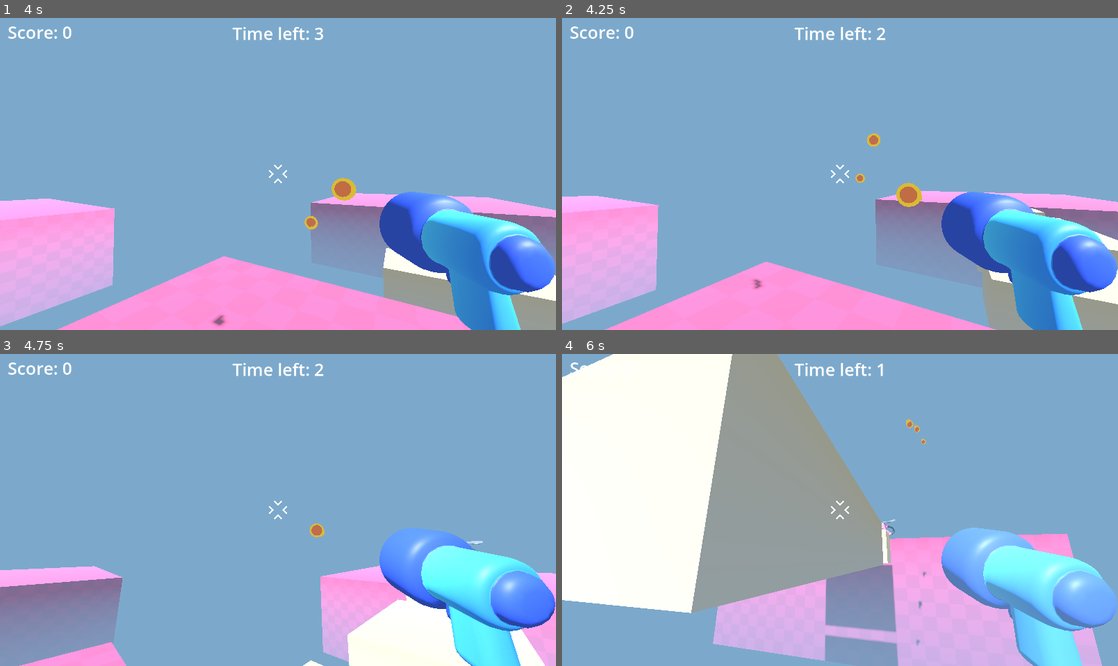
Above: before the commit, frames 1-4 (two rows, left to right).
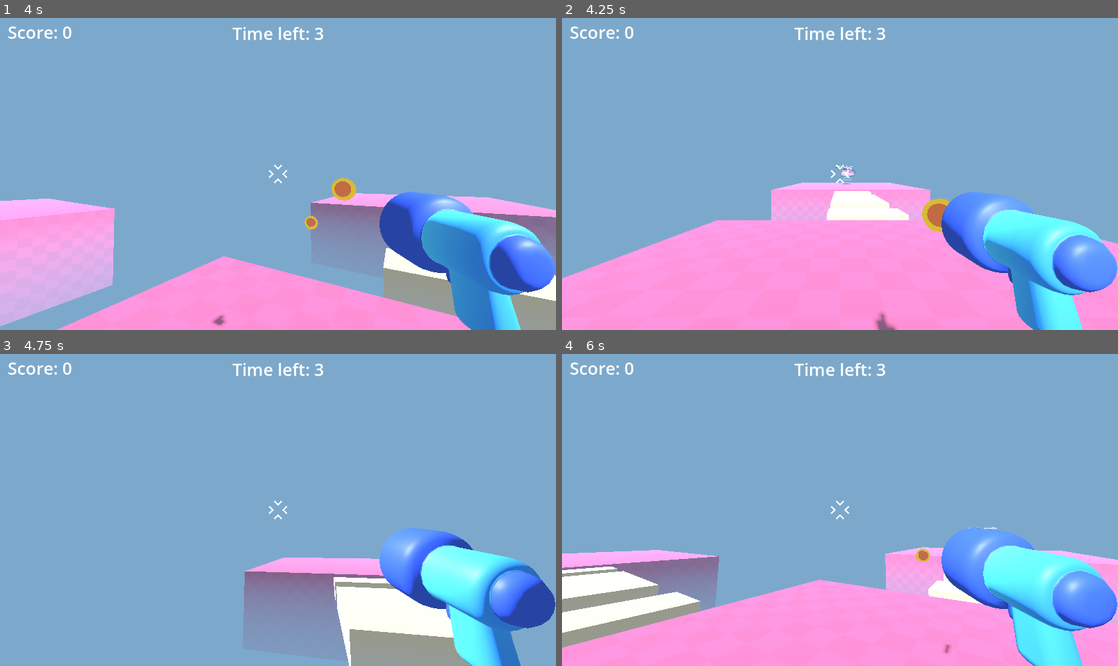
Above: after the commit, the same moments.

Repository: nesherson/survivor-arena-fps
Game: Godot game, scene res://scenes/game/game.tscn
Same seed, same stepped clock (60 frames per second), same inputs: the game is played once before the commit and once after it.
Inputs (mouse positions are in pixels of both pictures, inside the frame that each line leads up to):
- Up to frame 1 (4 s): tap Enter at 0.5 s; move the mouse to (305, 174) at 0.52 s; press the mouse at (305, 174) at 0.53 s; hold W (move_forward) from 0.53 s (still down); tap Space (jump) at 0.77, 1.52, 3.02, 3.77 s; move the mouse to (250, 174) at 1.27 s; release the mouse at (250, 174) at 1.28 s; click (250, 174) at 1.35 s; move the mouse to (289, 167) at 2.02 s; press the mouse at (289, 167) at 2.03 s; move the mouse to (272, 180) at 2.77 s; release the mouse at (272, 180) at 2.78 s; click (272, 180) at 2.85 s; move the mouse to (316, 177) at 3.52 s; press the mouse at (316, 177) at 3.53 s
- Up to frame 2 (4.25 s): keep holding W (move_forward); tap R (reset_game, bound only after the commit) at 4.15 s
- Up to frame 3 (4.75 s): keep holding W (move_forward); move the mouse to (233, 506) at 4.27 s; release the mouse at (233, 506) at 4.28 s; click (233, 506) at 4.35 s; tap Space (jump) at 4.52 s
- Up to frame 4 (6 s): move the mouse to (845, 510) at 5.02 s; press the mouse at (845, 510) at 5.03 s; move the mouse to (817, 503) at 5.77 s; release W (move_forward) at 5.78 s; release the mouse at (817, 503) at 5.78 s; hold D (move_right) from 5.78 s (still down); click (817, 503) at 5.85 s

Frame 1 is identical in both runs. In frame 2, 32% of the frame differs, in the area x 0-100%, y 3-100%; in frame 3, 19%; in frame 4, 63%, in the area x 0-100%, y 0-100%.

Commit message:
Reset game WIP part 2

Diff:
--- a/project.godot
+++ b/project.godot
@@ -53,3 +53,8 @@
 "events": [Object(InputEventMouseButton,"resource_local_to_scene":false,"resource_name":"","device":-1,"window_id":0,"a …(258 unchanged characters)…
 ]
 }
+reset_game={
+"deadzone": 0.2,
+"events": [Object(InputEventKey,"resource_local_to_scene":false,"resource_name":"","device":-1,"window_id":0,"alt_pressed":false,"shift_pressed":false,"ctrl_pressed":false,"meta_pressed":false,"pressed":false,"keycode":0,"physical_keycode":82,"key_label":0,"unicode":114,"location":0,"echo":false,"script":null)
+]
+}
--- a/scenes/game/game.tscn
+++ b/scenes/game/game.tscn
@@ -38,6 +38,7 @@
 game_time_limit = 3
 
 [node name="Player" parent="." instance=ExtResource("1_sul5r")]
+unique_name_in_owner = true
 transform = Transform3D(1, 0, 0, 0, 1, 0, 0, 0, 1, -1, 0, 2)
 
 [node name="DirectionalLight3D" type="DirectionalLight3D" parent="."]
@@ -221,6 +222,9 @@
 size = Vector3(1.5, 1, 3)
 material = ExtResource("3_0sr1o")
 
+[connection signal="game_over" from="." to="." method="_on_game_over"]
+[connection signal="game_over" from="." to="Player" method="_on_game_over"]
+[connection signal="game_over" from="." to="MobSpawner" method="_on_game_over"]
 [connection signal="mob_spawned" from="MobSpawner" to="." method="_on_mob_spawner_mob_spawned"]
 [connection signal="mob_spawned" from="MobSpawner2" to="." method="_on_mob_spawner_mob_spawned"]
 [connection signal="timeout" from="GameTimeoutTimer" to="." method="_on_game_timeout_timer_timeout"]
--- a/scripts/enemies/mob.gd
+++ b/scripts/enemies/mob.gd
@@ -11,13 +11,6 @@
 const SPEED := 2.5
 
 var health := 3
-
-func _physics_process(_delta: float) -> void:
-	var direction_to_player := global_position.direction_to(player.global_position)
-
-	direction_to_player.y = 0.0
-	linear_velocity = direction_to_player * SPEED
-	bat_model.rotation.y = Vector3.FORWARD.signed_angle_to(direction_to_player, Vector3.UP) + PI
 
 func take_damage() -> void:
 	if health == 0:
@@ -40,6 +33,12 @@
 		died.emit()
 		death_sound.play()
 
+func _physics_process(_delta: float) -> void:
+	var direction_to_player := global_position.direction_to(player.global_position)
+
+	direction_to_player.y = 0.0
+	linear_velocity = direction_to_player * SPEED
+	bat_model.rotation.y = Vector3.FORWARD.signed_angle_to(direction_to_player, Vector3.UP) + PI
 
 func _on_timer_timeout() -> void:
 	queue_free()
--- a/scripts/enemies/mob_spawner.gd
+++ b/scripts/enemies/mob_spawner.gd
@@ -1,4 +1,6 @@
 extends Node3D
+
+@onready var spawner_model: Node3D = $spawner_model
 
 signal mob_spawned(mob: RigidBody3D)
 
@@ -19,3 +21,6 @@
 	new_mob.global_position = marker.global_position
 
 	mob_spawned.emit(new_mob)
+
+func _on_game_over() -> void:
+	spawner_model.get_node("AnimationPlayer").stop()
--- a/scripts/game/game.gd
+++ b/scripts/game/game.gd
@@ -2,11 +2,14 @@
 
 @export var game_time_limit: int
 
-@onready var score_label = %ScoreLabel
-@onready var game_timeout_label = %GameTimeoutLabel
-@onready var game_timeout_timer = %GameTimeoutTimer
-@onready var game_over_overlay = %GameOverOverlay
-@onready var game_won_label = %GameWonLabel
+@onready var score_label: Label = %ScoreLabel
+@onready var game_timeout_label: Label = %GameTimeoutLabel
+@onready var game_timeout_timer: Timer = %GameTimeoutTimer
+@onready var game_over_overlay: ColorRect = %GameOverOverlay
+@onready var game_won_label: Label = %GameWonLabel
+@onready var player: CharacterBody3D = %Player
+
+signal game_over
 
 var score := 0
 var is_game_won := false
@@ -27,14 +30,6 @@
 	game_over_overlay.visible = show
 	game_won_label.visible = show
 
-func reset_game():
-	get_tree().paused = false
-	is_game_won = false
-	score = 0
-
-	show_win_overlay(false)
-	game_timeout_timer.start(game_timeout_timer.wait_time)
-
 func _ready() -> void:
 	game_timeout_label.text = "Time left: " + str(game_time_limit)
 
@@ -52,6 +47,7 @@
 		get_tree().paused = true
 		get_viewport().set_input_as_handled()
 		is_game_won = true
+		game_over.emit()
 
 		game_timeout_timer.stop()
 		show_win_overlay(true)
@@ -61,5 +57,10 @@
 	game_timeout_label.text = "Time left: " + str(game_time_limit)
 
 func _unhandled_input(event: InputEvent) -> void:
-	if event is InputEventMouseButton && is_game_won == true:
-		reset_game()
+	if event.is_action_pressed("reset_game"):
+		get_tree().reload_current_scene.call_deferred()
+
+func _on_game_over() -> void:
+	var spawned_mobs = get_children().filter(func(element): print(element.name))
+
+	print(spawned_mobs)
--- a/scripts/player/player.gd
+++ b/scripts/player/player.gd
@@ -8,6 +8,17 @@
 const x_rotation_sensitivity = 0.5
 const x_rotation_min_limit = -80
 const x_rotation_max_limit = 80
+
+func shoot_bullet():
+	const BULLET = preload("res://scenes/player/bullet.tscn")
+	var new_bullet = BULLET.instantiate()
+
+	%Marker3D.add_child(new_bullet)
+
+	new_bullet.global_transform = %Marker3D.global_transform
+
+	timer.start()
+	shoot_sound.play()
 
 func _ready() -> void:
 	Input.set_mouse_mode(Input.MOUSE_MODE_CAPTURED)
@@ -47,13 +58,5 @@
 	if Input.is_action_pressed("shoot") && timer.is_stopped():
 		shoot_bullet()
 
-func shoot_bullet():
-	const BULLET = preload("res://scenes/player/bullet.tscn")
-	var new_bullet = BULLET.instantiate()
-
-	%Marker3D.add_child(new_bullet)
-
-	new_bullet.global_transform = %Marker3D.global_transform
-
-	timer.start()
-	shoot_sound.play()
+func _on_game_over() -> void:
+	set_physics_process(false)
